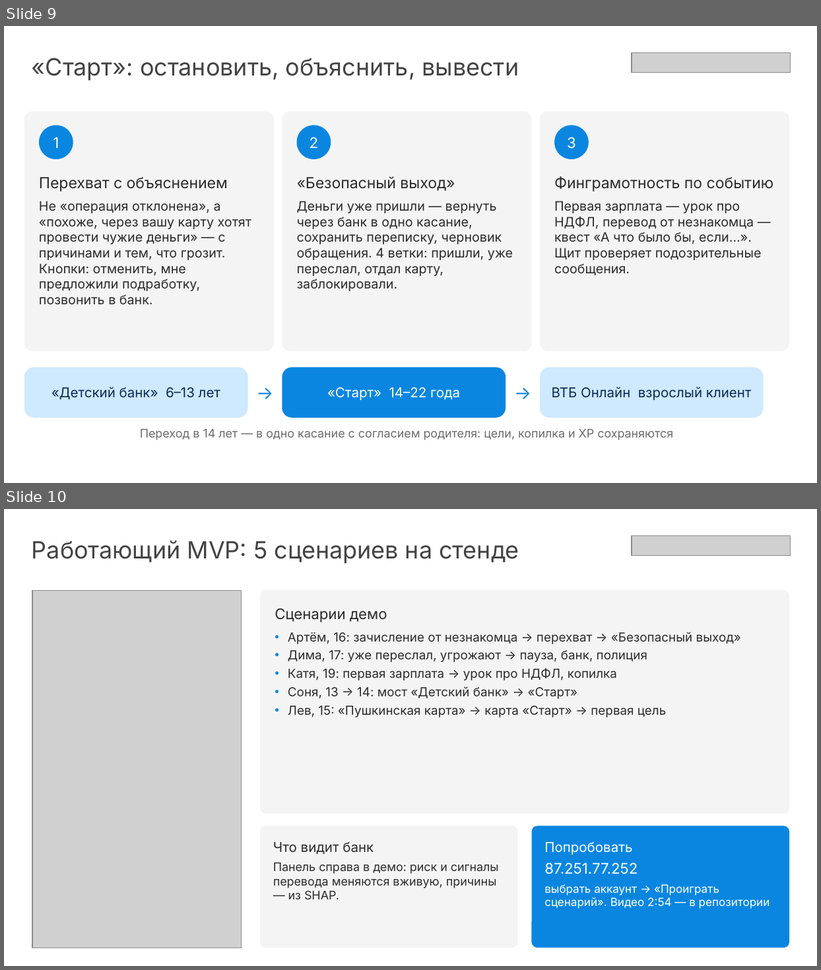
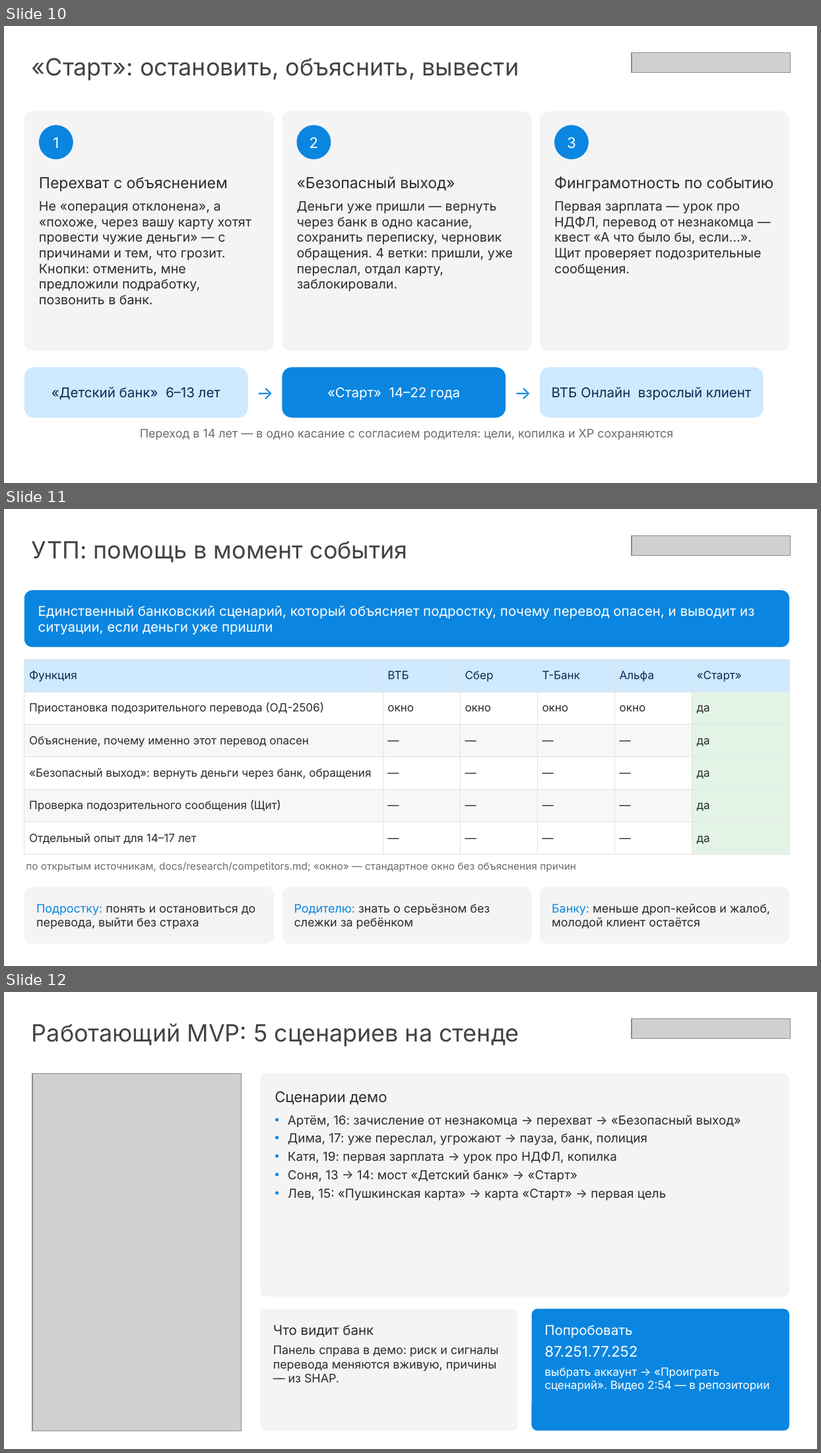
Before and after one commit to keshaptisa/nexus_vtb, a slide deck: Старт_презентация.pptx. Shown one above the other, each under a label of ours: slides 9 and 10 before the commit, slides 10, 11 and 12 after it. The pictures are 821x970 and 821x1453 pixels, drawn with LibreOffice and Linux fonts; fonts in the diff are those of the drawing; grey boxes stand for pictures. Boxes give left, top, right and bottom in pixels: in the first picture for what was removed or moved away, otherwise in the second. Text is boxed around its words. In the diff, an @@ line names an element or a change of style, - is before the commit and + after.

```diff
--- a/Старт_презентация.pptx
+++ b/Старт_презентация.pptx
@@ slide 11 added at [4,509,817,966], background #FFFFFF @@
@@ subtitle added at [32,541,408,562], 21 pt, text #434343 @@
+УТП: помощь в момент события
@@ picture added at [632,536,790,555] @@
@@ rounded rectangle added at [24,590,789,647], fill #0A86E0, 12 pt, text #FFFFFF @@
+Единственный банковский сценарий, который объясняет подростку, почему перевод опасен, и выводит из ситуации, если деньги уже пришли
@@ table added at [24,659,789,855], 6 rows, 6 columns @@
+Функция | ВТБ | Сбер | Т-Банк | Альфа | «Старт»
+Приостановка подозрительного перевода (ОД-2506) | окно | окно | окно | окно | да
+Объяснение, почему именно этот перевод опасен | — | — | — | — | да
+«Безопасный выход»: вернуть деньги через банк, обращения | — | — | — | — | да
+Проверка подозрительного сообщения (Щит) | — | — | — | — | да
+Отдельный опыт для 14–17 лет | — | — | — | — | да
@@ text added at [26,862,576,872], 9 pt, text #6B6B6B @@
+по открытым источникам, docs/research/competitors.md; «окно» — стандартное окно без объяснения причин
@@ rounded rectangle added at [24,887,274,944], fill #F4F4F4, 10.5 pt, text #2B2B2B @@
+Подростку: понять и остановиться до перевода, выйти без страха
@@ rounded rectangle added at [282,887,532,944], fill #F4F4F4, 10.5 pt, text #2B2B2B @@
+Родителю: знать о серьёзном без слежки за ребёнком
@@ rounded rectangle added at [540,887,789,944], fill #F4F4F4, 10.5 pt, text #2B2B2B @@
+Банку: меньше дроп-кейсов и жалоб, молодой клиент остаётся
@@ what was slide 9 is now slide 10 @@
@@ what was slide 10 is now slide 12 @@
```
Also in this commit, not shown: 2 slides changed, 1 other slide added, 2 other files.
